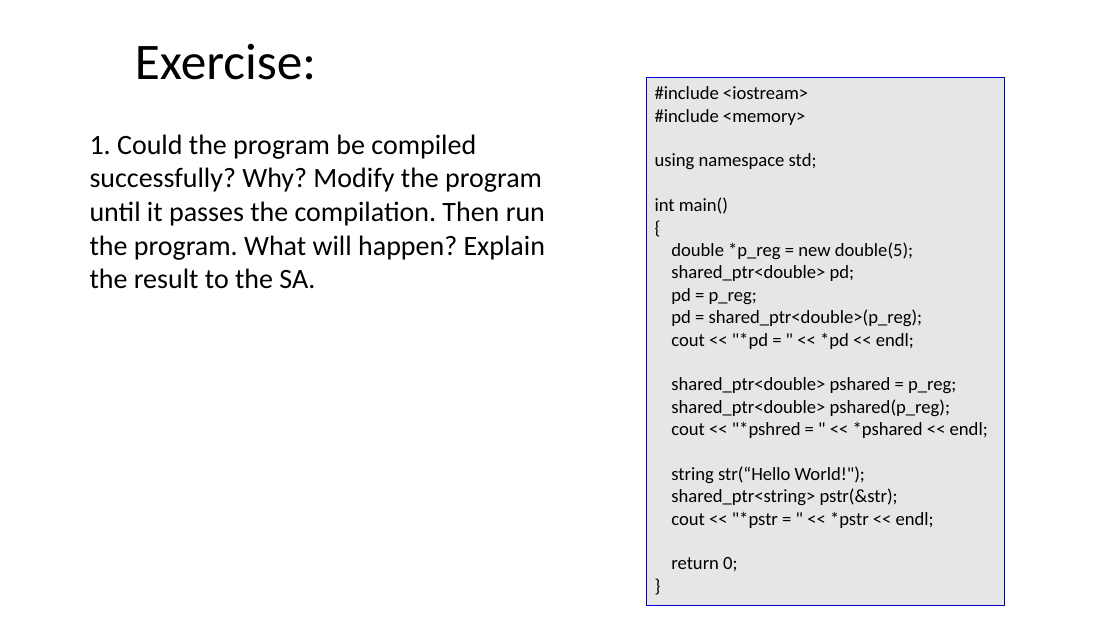
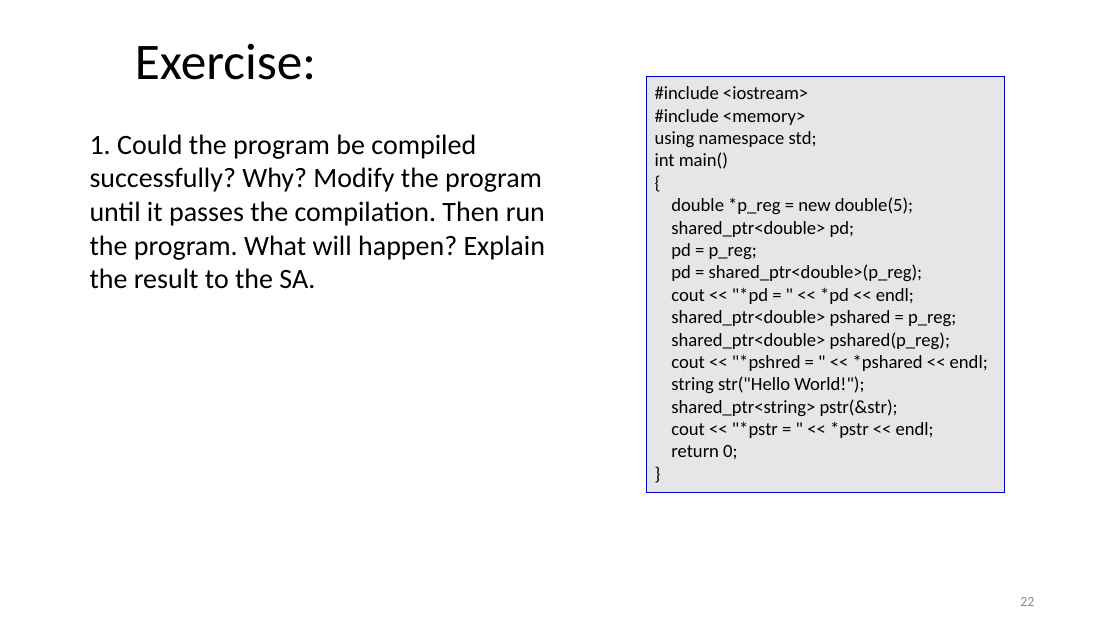
Before and after one commit to ShiqiYu/CPP, a slide deck: slide 22 of week11/Lab11.pptx (slide 17 before the commit). Drawn at 1120x630 pixels with LibreOffice and Linux fonts; fonts in the diff are those of the drawing; background and template pictures are left out. Boxes give left, top, right and bottom in pixels: in the first picture for what was removed or moved away, otherwise in the second. Text is boxed around its words. In the diff, an @@ line names an element or a change of style, - is before the commit and + after.

```diff
--- a/week11/Lab11.pptx
+++ b/week11/Lab11.pptx
@@ rectangle "#include <iostream>" resized from (x1=646, y1=77, x2=1005, y2=606) to (x1=646, y1=77, x2=1005, y2=493) @@
@@ text in rectangle at (x1=671, y1=376, x2=864, y2=393): text changed @@
-string str(“Hello World!");
+string str("Hello World!");
@@ page number added at (x1=1020, y1=597, x2=1034, y2=606), 12 pt, text #8C8C8C @@
+22
```
Also in this commit, not shown: 17 other slides changed, 6 slides added, 3 other files.
